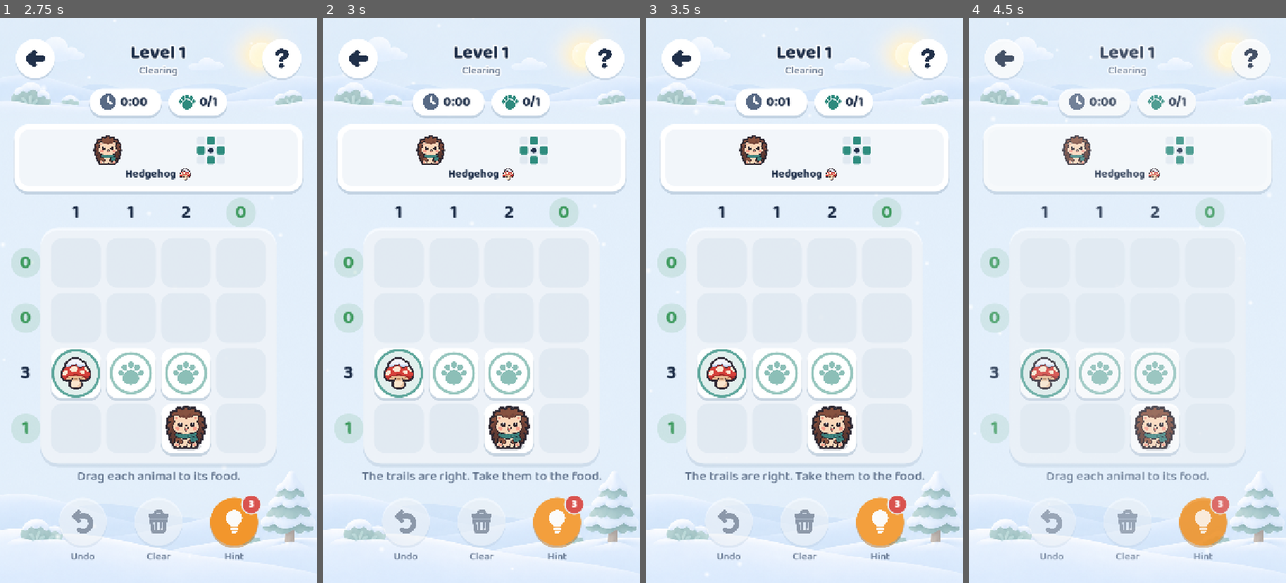
Above: before the commit, frames 1-4 (left to right).
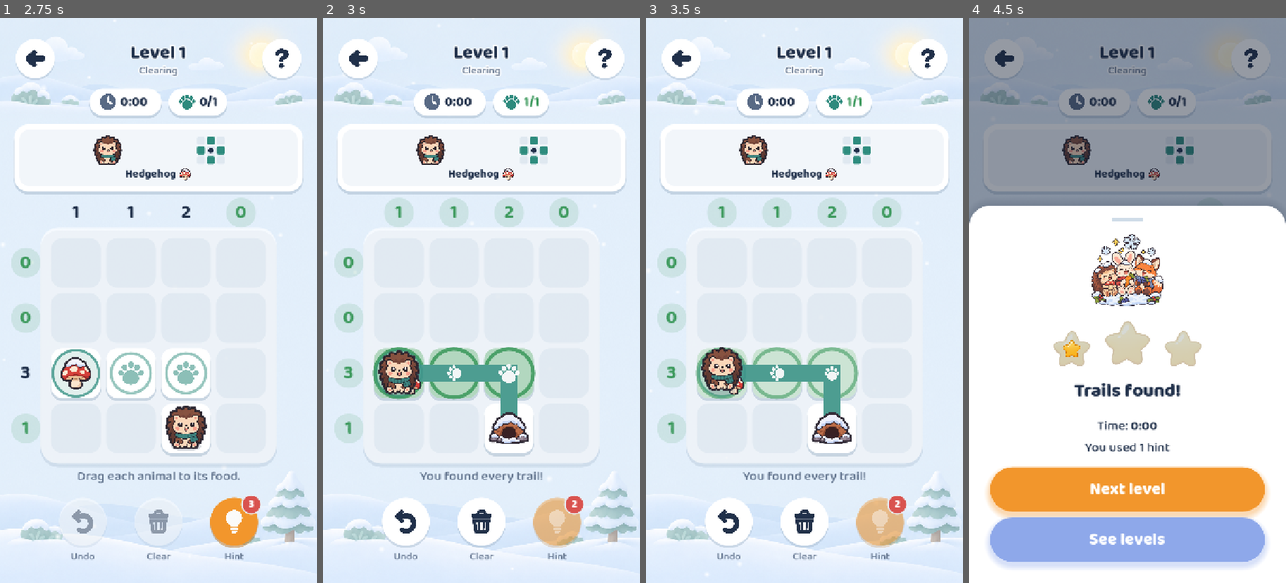
Above: after the commit, the same moments.

Repository: tomasmota77/pegadas-na-neve
Game: Godot game, scene res://scenes/main.tscn
Two runs of this game, one before a commit and one after it. Both use one fixed random seed, a clock stepped at 60 frames per second and the inputs below.
Inputs (mouse positions are in pixels of both pictures, inside the frame that each line leads up to; where the layout moved, square brackets give the same spot in the first picture):
- Up to frame 1 (2.75 s): click "Play level 1" at 0.5 s; click (234, 520) at 1.25 s; click "Got it" at 2 s
- Up to frame 2 (3 s): click (557, 520) at 2.75 s
- Up to frame 3 (3.5 s): no input
- Up to frame 4 (4.5 s): click (1051, 520) [1003, 57] at 3.5 s; click (1127, 283) at 4.25 s, where only the run before the commit has a clickable "Play level 1"

Frame 1 is identical in both runs. In frame 2, 8.3% of the frame differs, in the area x 6-88%, y 12-94%; in frame 3, 8.2%; in frame 4, 88%, in the area x 0-100%, y 0-100%.

Commit message:
Dicas que fazem sentido: corrigem o passo errado ou desenham os próximos passos
- Se houver um passo errado, o caminho volta ao último passo certo e o erro pisca a vermelho.
- Senão, desenha os 3 passos seguintes do animal mais atrasado (piscam a verde).
- Se a dica completar o puzzle, conta como vitória.
- Teste: só com dicas, todos os níveis ficam resolvidos.

Co-Authored-By: Claude Opus 5.5 <noreply@anthropic.com>
Claude-Session: https://claude.ai/code/session_019qmALCv4ef3vy6rfbU3Dgw

Diff:
--- a/data/traducoes.csv
+++ b/data/traducoes.csv
@@ -75,8 +75,8 @@
 STATUS_GIVENS,Falta passar por uma das pegadas marcadas.,A trail still misses one of the footprints shown.,Falta pasar por una de las huellas marcadas.,Il manque le passage par une des empreintes affichées.,Ein Weg führt noch nicht über eine der gezeigten Spuren.
 STATUS_START,Arrasta cada animal até à sua comida.,Drag each animal to its food.,Arrastra cada animal hasta su comida.,Fais glisser chaque animal jusqu'à sa nourriture.,Zieh jedes Tier zu seinem Futter.
 STATUS_MARK,Toca numa casa vazia para a marcar com um X.,Tap an empty square to mark it with an X.,Toca una casilla vacía para marcarla con una X.,Touche une case vide pour la marquer d'un X.,"Tippe auf ein leeres Feld, um es mit X zu markieren."
-HINT_FIX,Este passo estava errado. Continua a partir daqui.,That step was wrong. Carry on from here.,Ese paso estaba mal. Sigue desde aquí.,Ce pas était faux. Continue à partir d'ici.,Dieser Schritt war falsch. Mach hier weiter.
-HINT_REVEAL,Revelei mais uma pegada.,One more footprint revealed.,He revelado otra huella.,Une empreinte de plus est révélée.,Eine weitere Spur ist aufgedeckt.
+HINT_FIX,Este passo estava errado (a vermelho). O caminho voltou ao último passo certo.,That step was wrong (in red). The trail went back to the last right step.,Ese paso estaba mal (en rojo). El camino volvió al último paso correcto.,Ce pas était faux (en rouge). Le chemin est revenu au dernier bon pas.,Dieser Schritt war falsch (rot). Der Weg ist zum letzten richtigen Schritt zurück.
+HINT_REVEAL,Desenhei os próximos passos: %s.,Next steps drawn: %s.,He dibujado los próximos pasos: %s.,Prochains pas dessinés : %s.,Nächste Schritte gezeichnet: %s.
 HINT_NONE,Os caminhos estão certos. Leva-os até à comida.,The trails are right. Take them to the food.,Los caminos están bien. Llévalos hasta la comida.,Les chemins sont bons. Mène-les jusqu'à la nourriture.,Die Wege stimmen. Führe sie bis zum Futter.
 WIN_TITLE,Caminhos descobertos!,Trails found!,¡Caminos descubiertos!,Chemins trouvés !,Wege gefunden!
 WIN_TIME,Tempo: [b]%s[/b],Time: [b]%s[/b],Tiempo: [b]%s[/b],Temps : [b]%s[/b],Zeit: [b]%s[/b]
--- a/scripts/board.gd
+++ b/scripts/board.gd
@@ -28,7 +28,8 @@
 var _last_pos := Vector2.ZERO
 
 var _bounce := {}          # tipo -> 0..1
-var _flash_cell := Vector2i(-1, -1)
+var _flash_cells: Array = []   # casas a destacar (dica)
+var _flash_bad := false
 var _flash_t := 0.0
 var win_anim := -1.0:
 	set(v):
@@ -194,8 +195,10 @@
 		_win_played += 1
 
 
-func flash(c: Vector2i) -> void:
-	_flash_cell = c
+## Destaca casas durante ~1,5 s: a verde (passos mostrados) ou a vermelho (passo errado).
+func flash(cells: Array, bad := false) -> void:
+	_flash_cells = cells
+	_flash_bad = bad
 	_flash_t = 1.0
 	set_process(true)
 
@@ -220,7 +223,7 @@
 		else:
 			busy = true
 	if _flash_t > 0.0:
-		_flash_t -= dt * 0.7
+		_flash_t -= dt * 0.6
 		busy = true
 	queue_redraw()
 	if not busy:
@@ -275,10 +278,13 @@
 				draw_line(m - Vector2(k, k), m + Vector2(k, k), col, cell * 0.06, true)
 				draw_line(m + Vector2(-k, k), m + Vector2(k, -k), col, cell * 0.06, true)
 
-	if _flash_t > 0.0 and _flash_cell.x >= 0:
-		var fr := Rect2(origin + Vector2(_flash_cell) * cell, Vector2(cell, cell)).grow(-gap)
-		var fb := _box(Color(C.ok, 0.35 * _flash_t), cell * 0.2, Color(0, 0, 0, 0), 0)
-		fb.draw(get_canvas_item(), fr)
+	if _flash_t > 0.0:
+		var fcol: Color = C.bad if _flash_bad else C.ok
+		var fb := _box(Color(fcol, 0.45 * _flash_t), cell * 0.2, Color(0, 0, 0, 0), 0)
+		for fc in _flash_cells:
+			var fr := Rect2(origin + Vector2(fc) * cell, Vector2(cell, cell)).grow(-gap)
+			fb.draw(get_canvas_item(), fr)
+			draw_arc(center_of(fc), cell * 0.44, 0.0, TAU, 40, Color(fcol, _flash_t), cell * 0.06, true)
 
 	for a in st.animals:
 		_draw_trail(a.type)
--- a/scripts/game_screen.gd
+++ b/scripts/game_screen.gd
@@ -222,17 +222,24 @@
 		Sfx.play("dica")
 	match h.kind:
 		"fix":
-			board.flash(h.cell)
+			# o passo errado pisca a vermelho e o caminho volta ao último passo certo
+			board.flash([h.cell], true)
 			_refresh()
 			%Status.text = tr("HINT_FIX")
 		"reveal":
-			board.flash(h.cell)
+			# os passos novos ficam desenhados e piscam a verde
+			board.flash(h.cells)
 			_refresh()
-			%Status.text = tr("HINT_REVEAL")
+			%Status.text = tr("HINT_REVEAL") % Game.animal_text(h.type, "NAME")
+			if h.complete:
+				Sfx.play("chegou")
+				Game.vibrate(30)
 		_:
 			_refresh()
 			%Status.text = tr("HINT_NONE")
 	board.queue_redraw()
+	if st.is_solved():
+		_on_solved()
 
 
 func _on_solved() -> void:
--- a/scripts/puzzle_state.gd
+++ b/scripts/puzzle_state.gd
@@ -28,6 +28,8 @@
 var marks := {}            # Vector2i -> true (casas marcadas com X pelo jogador)
 var active := ""           # animal a ser arrastado agora
 var hints_used := 0
+## Quantas casas uma dica desenha de uma vez.
+const HINT_STEPS := 3
 var _history: Array = []
 var _grab := -1            # índice do caminho onde o dedo pegou (corte adiado até mexer)
 var _gesture_steps := 0    # passos acrescentados neste gesto (a coruja estica o voo)
@@ -348,22 +350,31 @@
 				paths[t] = p.slice(0, i)
 				hints_used += 1
 				return {"kind": "fix", "type": t, "cell": p[i]}
-	for a in animals:
-		var t: String = a.type
-		var p: Array = paths[t]
-		var sol: Array = solution[t]
-		if p.size() < sol.size():
-			# próxima casa ainda sem pista
-			for i in range(p.size(), sol.size() - 1):
-				var c: Vector2i = sol[i]
-				if not givens.has(c):
-					_snapshot()
-					givens[c] = t
-					marks.erase(c)
-					_clear_others_at(c, t)
-					hints_used += 1
-					return {"kind": "reveal", "type": t, "cell": c}
-	return {"kind": "none"}
+	# está tudo certo até aqui: avança o caminho do animal que vai mais atrasado
+	# HINT_STEPS passos e deixa-os marcados com pegadas, para não se perderem
+	var best := ""
+	var best_left := 0
+	for a in animals:
+		var left: int = solution[a.type].size() - paths[a.type].size()
+		if left > best_left:
+			best = a.type
+			best_left = left
+	if best == "":
+		return {"kind": "none"}
+	_snapshot()
+	var t := best
+	var sol: Array = solution[t]
+	var added := []
+	for i in range(paths[t].size(), mini(paths[t].size() + HINT_STEPS, sol.size())):
+		var c: Vector2i = sol[i]
+		_clear_others_at(c, t)
+		marks.erase(c)
+		paths[t].append(c)
+		added.append(c)
+		if c != animal(t).food:
+			givens[c] = t
+	hints_used += 1
+	return {"kind": "reveal", "type": t, "cell": added[0], "cells": added, "complete": is_complete(t)}
 
 
 func _clear_others_at(c: Vector2i, t: String) -> void:
--- a/tests/test_puzzle.gd
+++ b/tests/test_puzzle.gd
@@ -40,6 +40,7 @@
 				break
 			n += 1
 		check(st.hints_used > 0 or levels[i].givens.size() > 0, "nível %d: dica não fez nada" % i)
+		check(st.is_solved(), "nível %d: só com dicas não chega à solução" % i)
 		# desfazer volta ao estado anterior
 		st.reset()
 		var t: String = st.animals[0].type
Binary file changed: data/traducoes.de.translation
Binary file changed: data/traducoes.en.translation
Binary file changed: data/traducoes.es.translation
Binary file changed: data/traducoes.fr.translation
Binary file changed: data/traducoes.pt.translation
